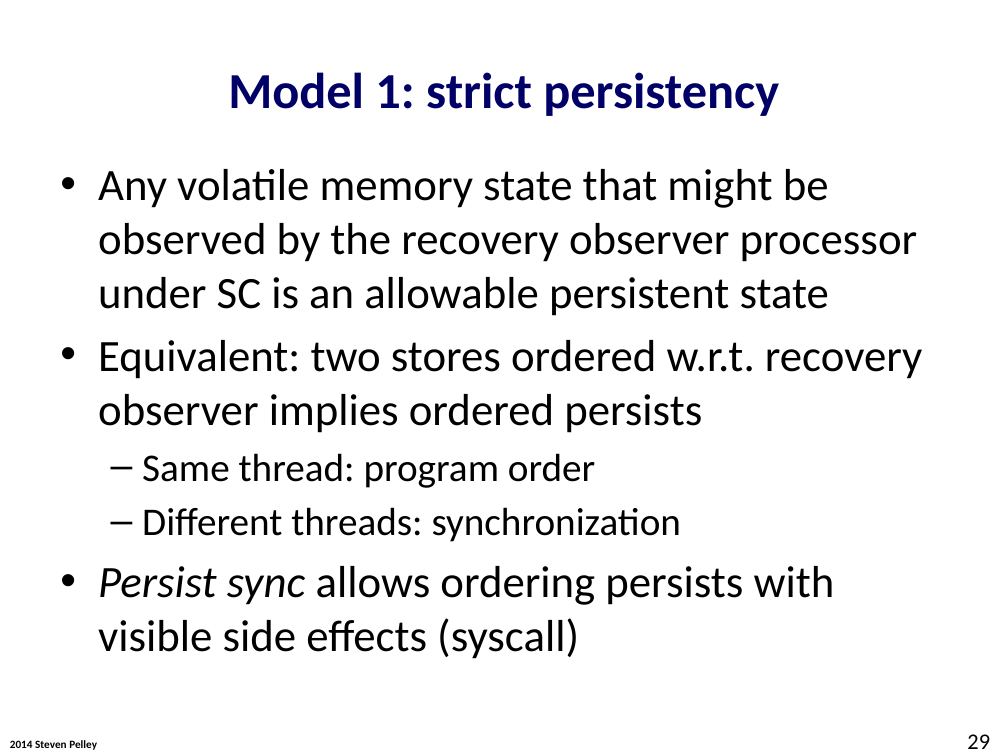
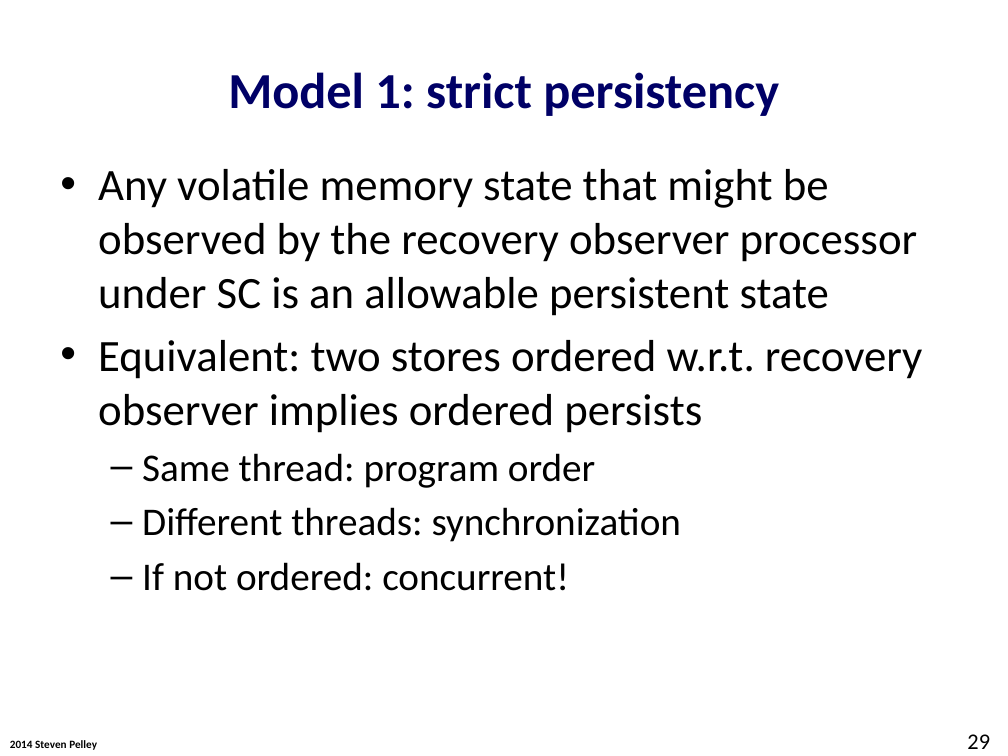
Before and after one commit to Abulila/dissertation, a slide deck: slide 29 of proposal/defense.pptx. Drawn at 1008x756 pixels with LibreOffice and Linux fonts; fonts in the diff are those of the drawing; background and template pictures are left out. Boxes give left, top, right and bottom in pixels: in the first picture for what was removed or moved away, otherwise in the second. Text is boxed around its words. In the diff, an @@ line names an element or a change of style, - is before the commit and + after.

```diff
--- a/proposal/defense.pptx
+++ b/proposal/defense.pptx
@@ text at box(142, 562, 569, 591): text changed; size 32 to 28 pt @@
-• Persist sync allows ordering persists with visible side effects (syscall)
+  – If not ordered: concurrent!
```
Also in this commit, not shown: 18 other slides changed, 1 slide removed.
